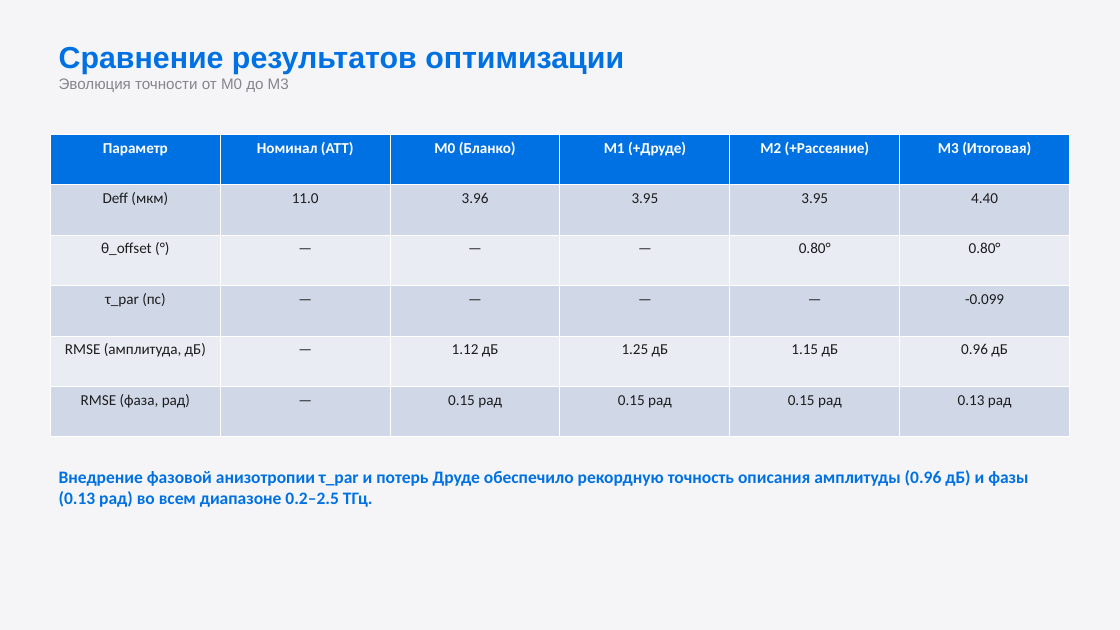
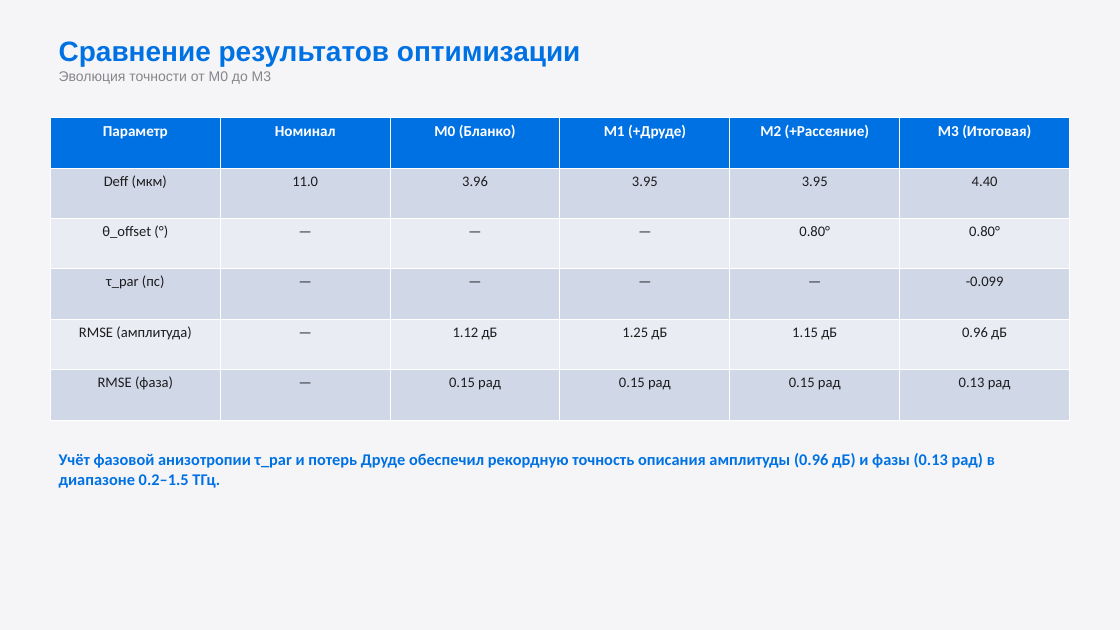
Before and after one commit to brattri3/THz-Unified-Optimizer, a slide deck: slide 8 of docs/artifacts/presentation_v2.pptx. Drawn at 1120x630 pixels with LibreOffice and Linux fonts; fonts in the diff are those of the drawing. Boxes give left, top, right and bottom in pixels: in the first picture for what was removed or moved away, otherwise in the second. Text is boxed around its words. In the diff, an @@ line names an element or a change of style, - is before the commit and + after.

```diff
--- a/docs/artifacts/presentation_v2.pptx
+++ b/docs/artifacts/presentation_v2.pptx
@@ text "Сравнение результатов оптимизации" at (x1=59, y1=41, x2=581, y2=84): size 26 to 24 pt in "Сравнение результатов оптимизации"; size 13 to 12 pt in "Эволюция точности от M0 до M3" @@
@@ table at (x1=50, y1=118, x2=1069, y2=420) @@
-row 1, column 2: Номинал (ATT)
+row 1, column 2: Номинал
-row 5, column 1: RMSE (амплитуда, дБ)
+row 5, column 1: RMSE (амплитуда)
-row 6, column 1: RMSE (фаза, рад)
+row 6, column 1: RMSE (фаза)
@@ size 13 to 12.5 pt in "Deff (мкм)", "11.0", "3.96", "3.95" and 24 more places @@
@@ table moved from (x1=50, y1=134, x2=1069, y2=437) to (x1=50, y1=118, x2=1069, y2=420) @@
@@ text at (x1=59, y1=453, x2=995, y2=488): text changed; size 15 to 14 pt @@
-Внедрение фазовой анизотропии τ_par и потерь Друде обеспечило рекордную точность описания амплитуды (0.96 дБ) и фазы (0.13 рад) во всем диапазоне 0.2–2.5 ТГц.
+Учёт фазовой анизотропии τ_par и потерь Друде обеспечил рекордную точность описания амплитуды (0.96 дБ) и фазы (0.13 рад) в диапазоне 0.2–1.5 ТГц.
```
Also in this commit, not shown: 8 other slides changed, 4 other files.
